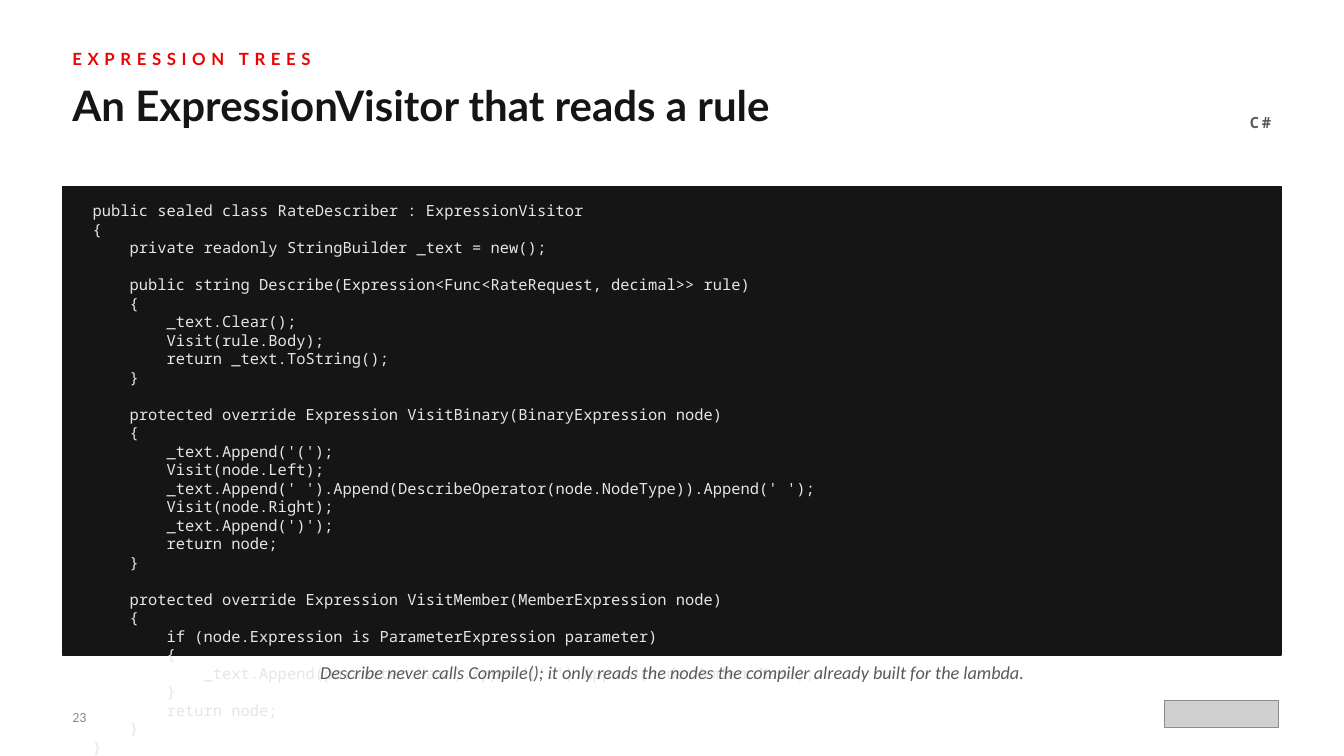
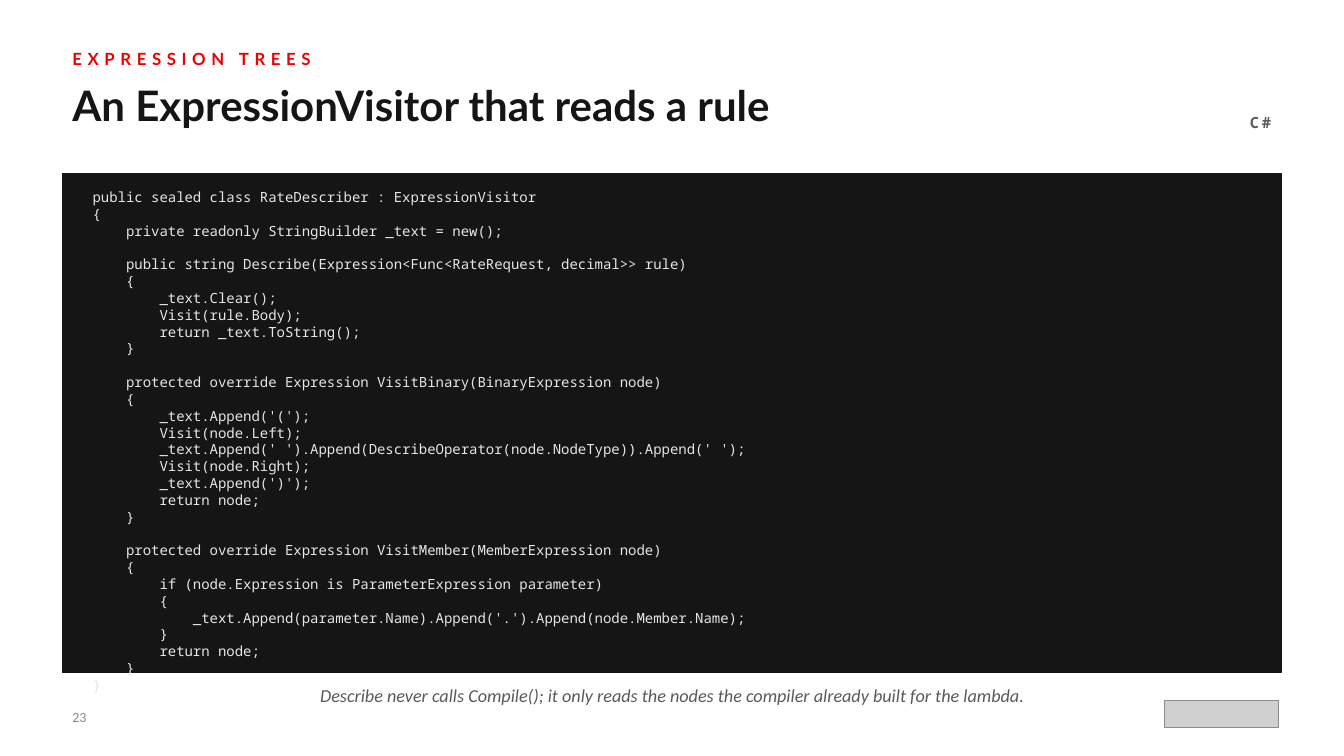
Before and after one commit to patterncatalyst/csharp-design-patterns, a slide deck: slide 23 of presentation/csharp-design-patterns-201-idiomatic-csharp.pptx. Drawn at 1344x756 pixels with LibreOffice and Linux fonts; fonts in the diff are those of the drawing; grey boxes stand for pictures. Boxes give left, top, right and bottom in pixels: in the first picture for what was removed or moved away, otherwise in the second. Text is boxed around its words. In the diff, an @@ line names an element or a change of style, - is before the commit and + after.

```diff
--- a/presentation/csharp-design-patterns-201-idiomatic-csharp.pptx
+++ b/presentation/csharp-design-patterns-201-idiomatic-csharp.pptx
@@ rectangle: place and size @@
-rectangle at bbox=[63, 187, 1281, 655]
+rectangle at bbox=[63, 173, 1281, 673]
@@ text "public sealed class RateDescriber : ...": place and size @@
-text "public sealed class RateDescriber : ..." at bbox=[93, 204, 815, 682]
+text "public sealed class RateDescriber : ..." at bbox=[93, 191, 745, 658]
@@ text "public sealed class RateDescriber : ..." at bbox=[93, 191, 745, 658]: size 11 to 10 pt @@
@@ text "Describe never calls Compile(); it ...": place and size @@
-text "Describe never calls Compile(); it ..." at bbox=[320, 666, 1023, 682]
+text "Describe never calls Compile(); it ..." at bbox=[320, 689, 1023, 705]
```
Also in this commit, not shown: 9 other slides changed, 1 other file.
